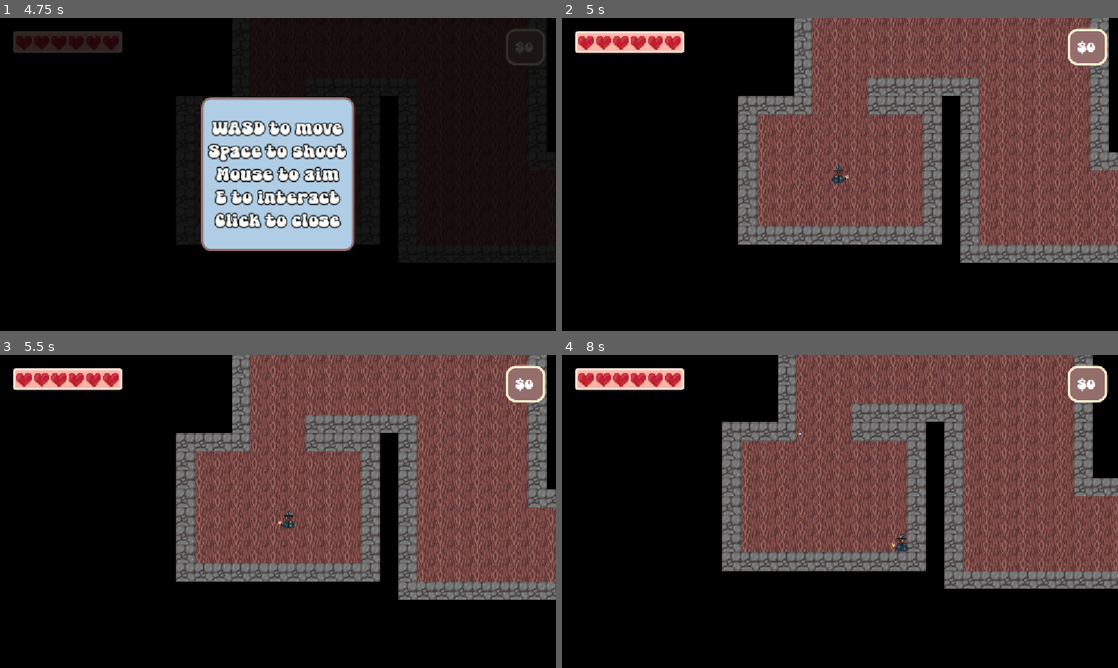
Above: before the commit, frames 1-4 (two rows, left to right).
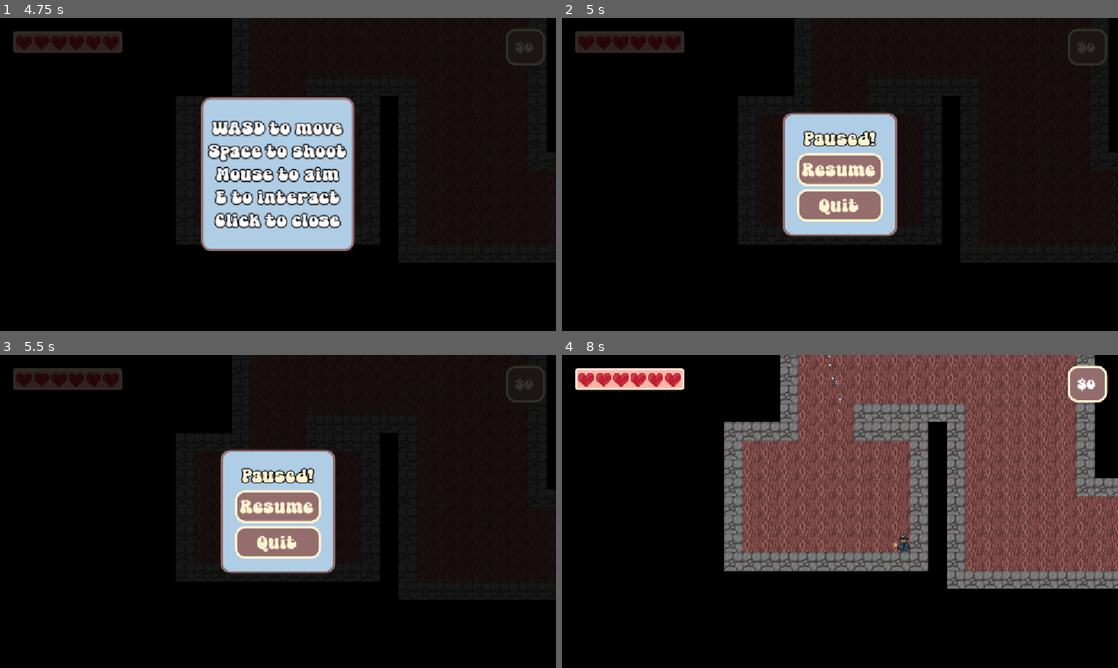
Above: after the commit, the same moments.

Repository: teganmy/wizard-cat-cat-wizard
Game: Godot game, scene res://main.tscn
The game is run twice, just before and just after one commit, with the same random seed, the same clock (stepped at 60 frames per second) and the same inputs.
Inputs (mouse positions are in pixels of both pictures, inside the frame that each line leads up to):
- Up to frame 1 (4.75 s): click "New Game" at 0.5 s; tap Enter (interact) at 1.25, 2, 2.1, 2.75, 3.5, 4.25, 4.35 s; move the mouse to (400, 158) at 1.27 s; hold Right (player_right) 1.28-2.03 s; tap Space (fire) at 1.35, 3.6 s; move the mouse to (166, 190) at 2.02 s; hold Down (player_down) 2.03-2.78 s; move the mouse to (333, 105) at 2.77 s; hold Right (player_right) 2.78-3.53 s; tap Shift (player_dodge) at 2.85 s; move the mouse to (250, 237) at 3.52 s; hold W (player_up) 3.53-4.28 s; move the mouse to (444, 221) at 4.27 s; hold Left (player_left) from 4.28 s (still down)
- Up to frame 2 (5 s): keep holding Left (player_left); tap Escape (pause) at 4.9 s
- Up to frame 3 (5.5 s): keep holding Left (player_left); move the mouse to (111, 464) at 5.02 s; tap Shift (player_dodge) at 5.1 s
- Up to frame 4 (8 s): release Left (player_left) at 5.75 s; click (840, 505) at 5.75 s, where only the run after the commit has a clickable "Resume"; tap Space (fire) at 6.5, 6.6 s; move the mouse to (867, 511) at 6.52 s; hold Down (player_down) 6.53-7.28 s; move the mouse to (756, 433) at 7.27 s; hold Right (player_right) from 7.28 s (still down); tap Enter (interact) at 7.35 s

Frame 1 is identical in both runs. In frame 2, 48% of the frame differs, in the area x 2-100%, y 0-79%; in frame 3, 48%; in frame 4, 18%.

Commit message:
Small balance tweaks and fixed pause menu

Diff:
--- a/wizard-cat-game/UI/hud.gd
+++ b/wizard-cat-game/UI/hud.gd
@@ -14,3 +14,4 @@
 func _on_tutorial_popup_popup_hide() -> void:
 	get_tree().set_deferred("paused", false)
 	$PauseRect.hide()
+	LevelState.enter()
--- a/wizard-cat-game/UI/pause_menu.gd
+++ b/wizard-cat-game/UI/pause_menu.gd
@@ -20,7 +20,6 @@
 func _on_resume_button_pressed() -> void:
 	toggle_pause.call_deferred()
 
-
 func _on_quit_button_pressed() -> void:
 	toggle_pause.call_deferred()
 	get_tree().change_scene_to_file.call_deferred("res://main.tscn")
--- a/wizard-cat-game/levels/level_state.gd
+++ b/wizard-cat-game/levels/level_state.gd
@@ -10,15 +10,18 @@
 func exit() -> void:
 	if state == STATE.ACTIVE:
 		exited.emit()
+		_change_state(STATE.INACTIVE)
 
 func enter() -> void:
 	if state == STATE.INACTIVE:
 		entered.emit()
+		_change_state(STATE.ACTIVE)
 
 func _change_state(new_state: STATE) -> void:
 	state = new_state
 
 func can_pause() -> bool:
+	print(state == STATE.ACTIVE)
 	return state == STATE.ACTIVE
 
 func try_exit() -> void:
--- a/wizard-cat-game/loot/loot_types/coin.tres
+++ b/wizard-cat-game/loot/loot_types/coin.tres
@@ -7,4 +7,5 @@
 script = ExtResource("1_nltx4")
 name = "Coin"
 sprite = ExtResource("2_cji0y")
+value = 10
 metadata/_custom_type_script = "uid://qiyo0f705gt"
--- a/wizard-cat-game/loot/loot_types/gem.tres
+++ b/wizard-cat-game/loot/loot_types/gem.tres
@@ -7,5 +7,5 @@
 script = ExtResource("1_eifg1")
 name = "Rare Coin"
 sprite = ExtResource("2_hsxjx")
-value = 2
+value = 50
 metadata/_custom_type_script = "uid://qiyo0f705gt"
--- a/wizard-cat-game/shooting/firing_patterns/player_default.tres
+++ b/wizard-cat-game/shooting/firing_patterns/player_default.tres
@@ -4,5 +4,5 @@
 
 [resource]
 script = ExtResource("1_elovs")
-cooldown = 0.25
+cooldown = 0.75
 metadata/_custom_type_script = "uid://b4l4u22a0kvsv"
